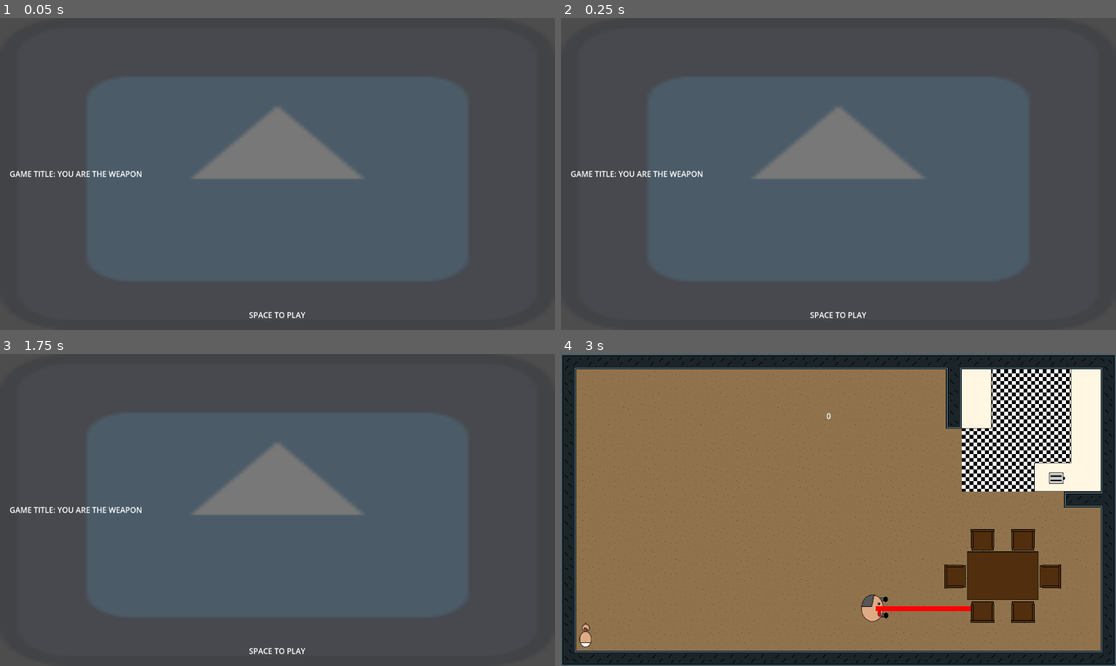
Above: before the commit, frames 1-4 (two rows, left to right).
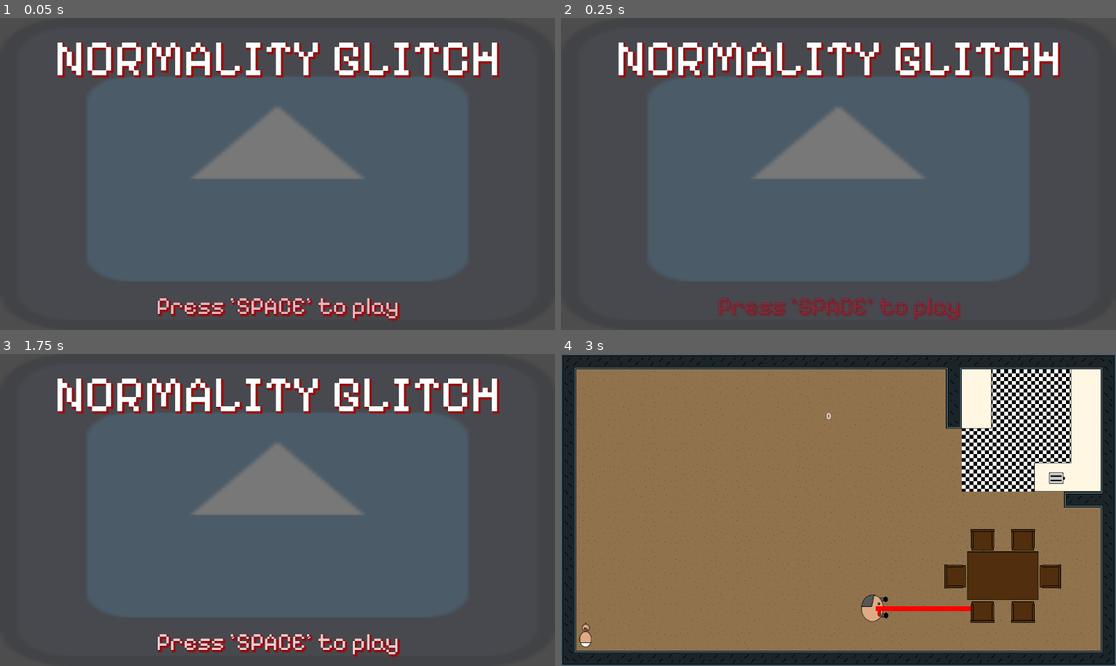
Above: after the commit, the same moments.

Repository: discoaaron/gamejam
Game: Godot game, scene res://scenes/menu/menu.tscn
Two runs of this game, one before a commit and one after it. Both use one fixed random seed, a clock stepped at 60 frames per second and the inputs below. The engine's default icon, where the game draws it, is replaced by a stand-in: a white triangle on a blue panel in a dark square.
Inputs:
- Up to frame 1 (0.05 s): no input
- Up to frame 2 (0.25 s): no input
- Up to frame 3 (1.75 s): tap Space (space) at 0.5, 1.25 s; tap A (a) at 0.6 s; tap D (d) at 0.8, 1.35 s; tap E (e) at 1.55 s
- Up to frame 4 (3 s): tap Space (space) at 2 s; tap E (e) at 2.1 s; tap Q (q) at 2.3, 2.85 s

The runs differ from the first frame. In frame 1, 6.8% of the frame differs, in the area x 1-90%, y 7-98%; in frame 2, 6.4%; in frame 3, 6.8%; in frame 4, nothing differs.

Commit message:
fonts and menu edits

Diff:
--- /dev/null
+++ b/game/fonts/working_title.tres
@@ -0,0 +1,12 @@
+[gd_resource type="LabelSettings" load_steps=2 format=3 uid="uid://bl3m4ihdash5m"]
+
+[ext_resource type="FontFile" uid="uid://cw6g0hytutgdl" path="res://fonts/PixelifySans-VariableFont_wght.ttf" id="1_n7deh"]
+
+[resource]
+font = ExtResource("1_n7deh")
+font_size = 106
+outline_size = 2
+outline_color = Color(0, 0, 0, 1)
+shadow_size = 7
+shadow_color = Color(0.686275, 0, 0, 0.803922)
+shadow_offset = Vector2(3, 3)
--- a/game/scenes/dad/dad.tscn
+++ b/game/scenes/dad/dad.tscn
@@ -10,7 +10,7 @@
 
 [sub_resource type="CapsuleShape2D" id="CapsuleShape2D_qqgts"]
 radius = 14.0
-height = 62.0
+height = 52.0
 
 [node name="Dad" type="CharacterBody2D"]
 z_index = 2
@@ -27,7 +27,7 @@
 [node name="Hands_Collision" type="Area2D" parent="."]
 
 [node name="CollisionShape2D" type="CollisionShape2D" parent="Hands_Collision"]
-position = Vector2(23, 0)
+position = Vector2(23, -3)
 shape = SubResource("CapsuleShape2D_qqgts")
 
 [node name="Timer" type="Timer" parent="."]
--- a/game/scenes/menu/menu.tscn
+++ b/game/scenes/menu/menu.tscn
@@ -1,7 +1,58 @@
-[gd_scene load_steps=3 format=3 uid="uid://blwnomklccg61"]
+[gd_scene load_steps=10 format=3 uid="uid://blwnomklccg61"]
 
 [ext_resource type="Script" path="res://scenes/menu/menu.gd" id="1_5vsd1"]
 [ext_resource type="Texture2D" uid="uid://bwm0iehm5dnys" path="res://icon.svg" id="1_knau2"]
+[ext_resource type="LabelSettings" uid="uid://bl3m4ihdash5m" path="res://fonts/working_title.tres" id="3_a0h3k"]
+[ext_resource type="FontFile" uid="uid://cw6g0hytutgdl" path="res://fonts/PixelifySans-VariableFont_wght.ttf" id="4_16k1r"]
+[ext_resource type="AudioStream" uid="uid://bqi0ns2nme3s1" path="res://sound/Gregoire Lourme - Commando Team (Action) [loop cut].ogg" id="4_wxh7w"]
+
+[sub_resource type="LabelSettings" id="LabelSettings_pxs2t"]
+font = ExtResource("4_16k1r")
+font_size = 50
+outline_size = 2
+outline_color = Color(0, 0, 0, 1)
+shadow_size = 7
+shadow_color = Color(0.686275, 0, 0, 0.803922)
+shadow_offset = Vector2(3, 3)
+
+[sub_resource type="Animation" id="Animation_scbhk"]
+resource_name = "pulse"
+length = 0.5
+loop_mode = 1
+step = 0.05
+tracks/0/type = "value"
+tracks/0/imported = false
+tracks/0/enabled = true
+tracks/0/path = NodePath(".:self_modulate")
+tracks/0/interp = 1
+tracks/0/loop_wrap = true
+tracks/0/keys = {
+"times": PackedFloat32Array(0, 0.25, 0.5),
+"transitions": PackedFloat32Array(1, 1, 1),
+"update": 0,
+"values": [Color(1, 1, 1, 1), Color(0.988971, 0, 0.237538, 0.262745), Color(1, 1, 1, 1)]
+}
+
+[sub_resource type="Animation" id="Animation_6w1kf"]
+length = 0.001
+tracks/0/type = "value"
+tracks/0/imported = false
+tracks/0/enabled = true
+tracks/0/path = NodePath(".:self_modulate")
+tracks/0/interp = 1
+tracks/0/loop_wrap = true
+tracks/0/keys = {
+"times": PackedFloat32Array(0),
+"transitions": PackedFloat32Array(1),
+"update": 0,
+"values": [Color(1, 1, 1, 1)]
+}
+
+[sub_resource type="AnimationLibrary" id="AnimationLibrary_p15om"]
+_data = {
+"RESET": SubResource("Animation_6w1kf"),
+"pulse": SubResource("Animation_scbhk")
+}
 
 [node name="Menu" type="Control"]
 layout_mode = 3
@@ -36,12 +87,27 @@
 
 [node name="TitleLabel" type="Label" parent="MarginContainer"]
 layout_mode = 2
-text = "GAME TITLE: YOU ARE THE WEAPON"
+size_flags_horizontal = 4
+size_flags_vertical = 0
+text = "NORMALITY GLITCH"
+label_settings = ExtResource("3_a0h3k")
 
 [node name="Label" type="Label" parent="MarginContainer"]
 layout_mode = 2
 size_flags_horizontal = 4
 size_flags_vertical = 8
-text = "SPACE TO PLAY"
+text = "Press 'SPACE' to play"
+label_settings = SubResource("LabelSettings_pxs2t")
 horizontal_alignment = 1
 vertical_alignment = 2
+
+[node name="AnimationPlayer" type="AnimationPlayer" parent="MarginContainer/Label"]
+libraries = {
+"": SubResource("AnimationLibrary_p15om")
+}
+autoplay = "pulse"
+
+[node name="AudioStreamPlayer" type="AudioStreamPlayer" parent="."]
+stream = ExtResource("4_wxh7w")
+volume_db = -8.0
+autoplay = true
Binary file added: game/fonts/PixelifySans-VariableFont_wght.ttf
Not shown, added: game/fonts/PixelifySans-VariableFont_wght.ttf.import
Not shown, added: game/sound/Gregoire Lourme - Commando Team (Action) [loop cut].ogg.import
Not shown, added: game/sound/Gregoire Lourme - Commando Team (Action) [loop cut].ogg
